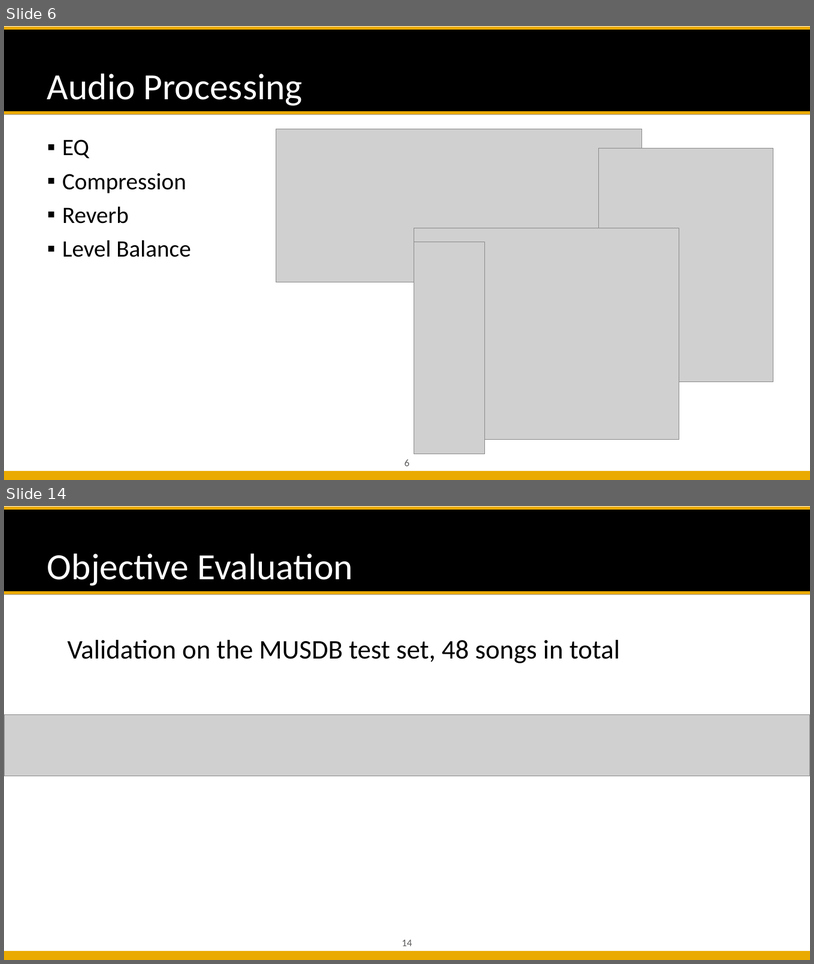
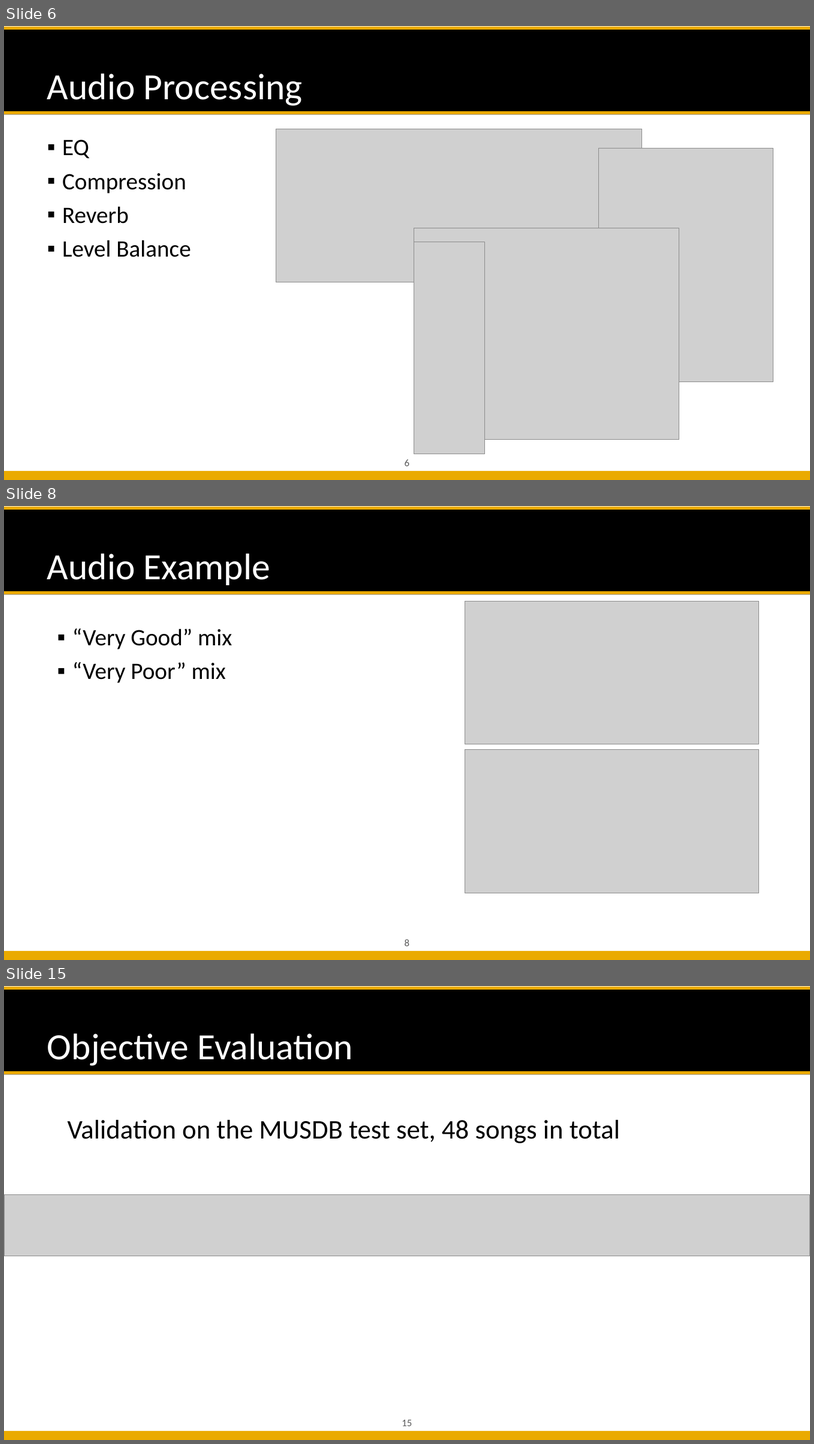
Before and after one commit to likelian/Lab_spring2022, a slide deck: doc/PPT_final/ Automatic Mixing.pptx. Shown one above the other, each under a label of ours: slides 6 and 14 before the commit, slides 6, 8 and 15 after it; the slides between them are not shown. The pictures are 814x964 and 814x1444 pixels, drawn with LibreOffice and Linux fonts; fonts in the diff are those of the drawing; grey boxes stand for pictures; background and template pictures are left out. Boxes give left, top, right and bottom in pixels: in the first picture for what was removed or moved away, otherwise in the second. Text is boxed around its words. In the diff, an @@ line names an element or a change of style, - is before the commit and + after.

```diff
--- a/doc/PPT_final/ Automatic Mixing.pptx
+++ b/doc/PPT_final/ Automatic Mixing.pptx
@@ slide 8 added at (4, 506, 810, 960), background #FFFFFF; not listed: 5 template elements that a slide beside it also shows @@
@@ title added at (47, 553, 270, 585), 44 pt, text #FFFFFF @@
+Audio Example
@@ picture added at (465, 601, 759, 744) @@
@@ text added at (72, 628, 232, 683), 28 pt, text #000000 @@
+▪ “Very Good” mix
+▪ “Very Poor” mix
@@ picture added at (465, 749, 759, 892) @@
@@ what was slide 14 is now slide 15 @@
@@ page number at (402, 1419, 412, 1426): text changed @@
-14
+15
```
Also in this commit, not shown: 7 slides changed, 1 other slide added, 1 slide removed, 8 other files.
